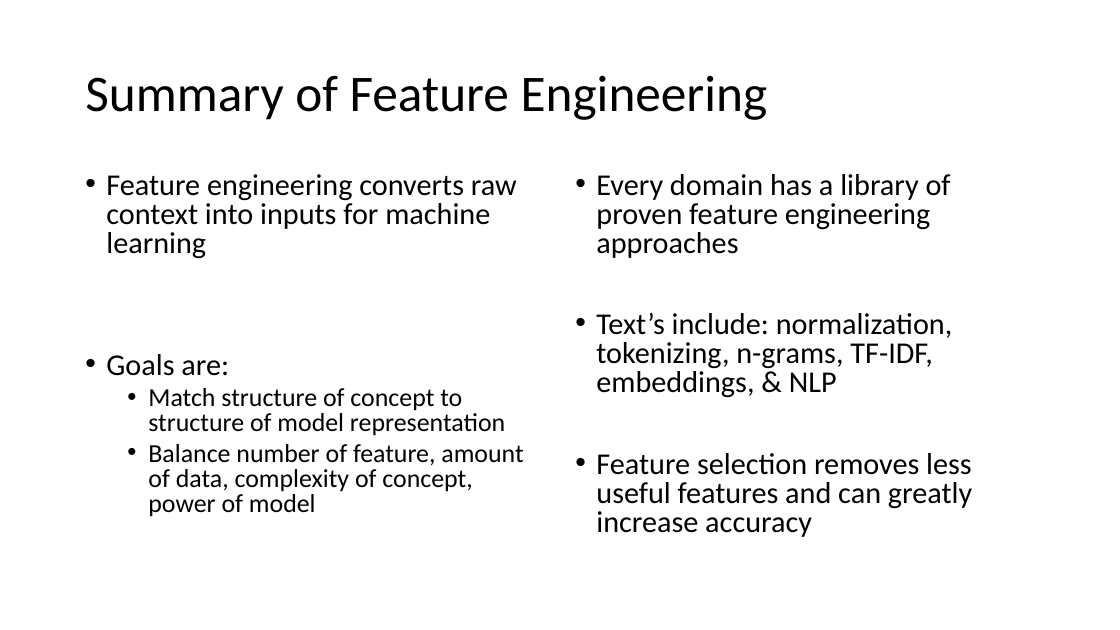
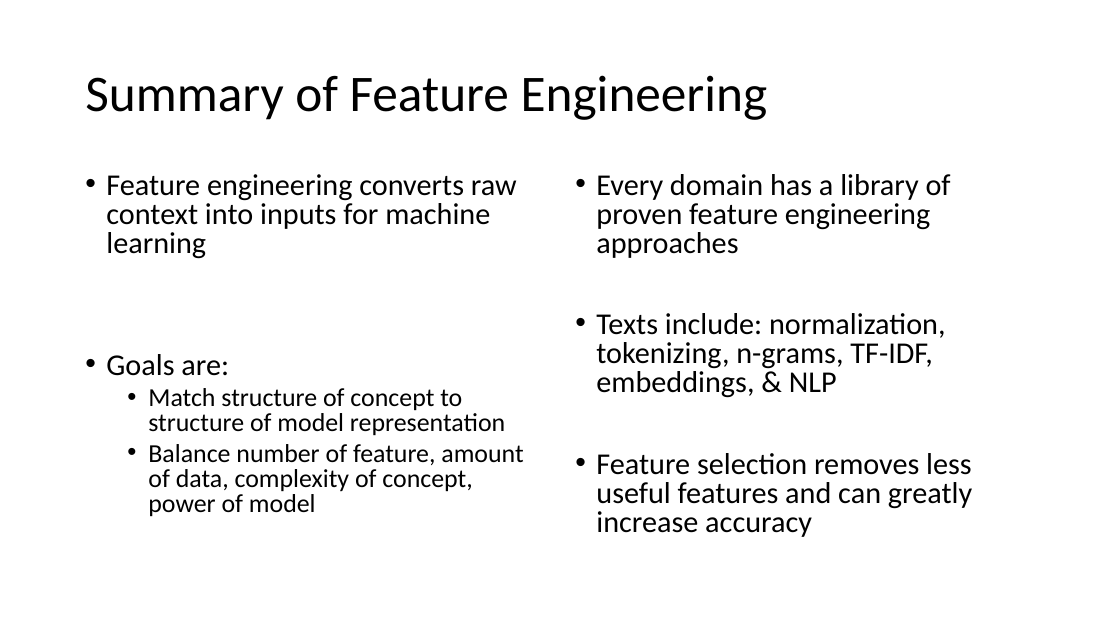
Before and after one commit to maelstromdat/MediTechBigData, a slide deck: slide 93 of 5. Adv. Feature Engineering.pptx. Drawn at 1120x630 pixels with LibreOffice and Linux fonts; fonts in the diff are those of the drawing. Boxes give left, top, right and bottom in pixels: in the first picture for what was removed or moved away, otherwise in the second. Text is boxed around its words. In the diff, an @@ line names an element or a change of style, - is before the commit and + after.

Commit message:
edited slides

```diff
--- a/5. Adv. Feature Engineering.pptx
+++ b/5. Adv. Feature Engineering.pptx
@@ text at [596, 313, 946, 398]: text changed @@
-• Text’s include: normalization, tokenizing, n-grams, TF-IDF, embeddings, & NLP
+• Texts include: normalization, tokenizing, n-grams, TF-IDF, embeddings, & NLP
```
Also in this commit, not shown: 22 other slides changed, 1 other file.
